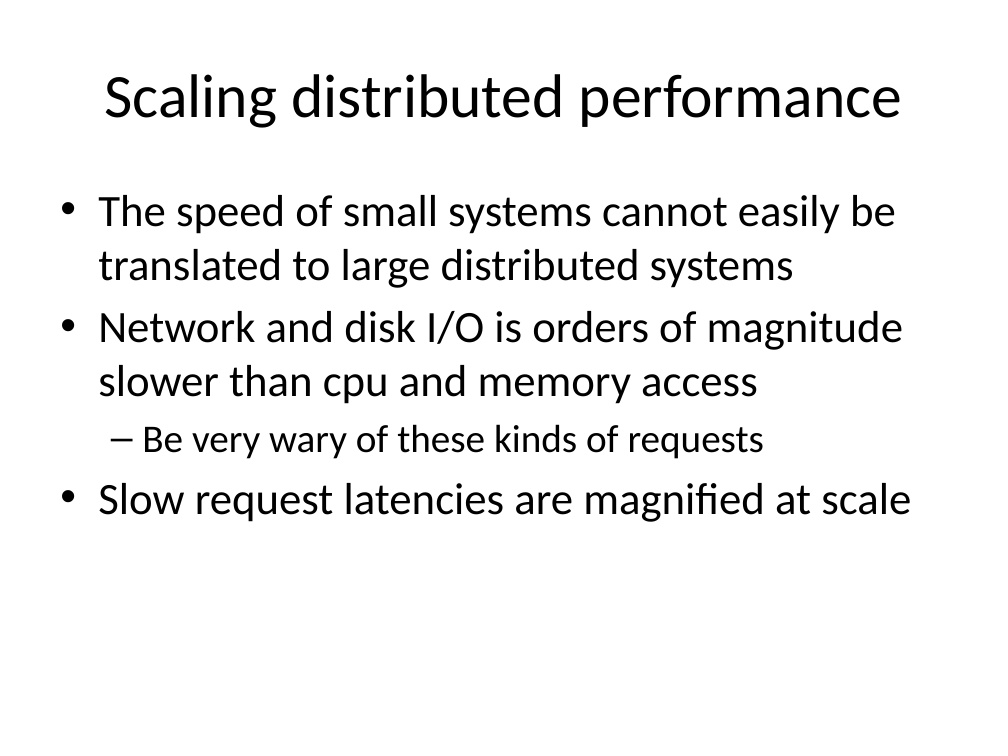
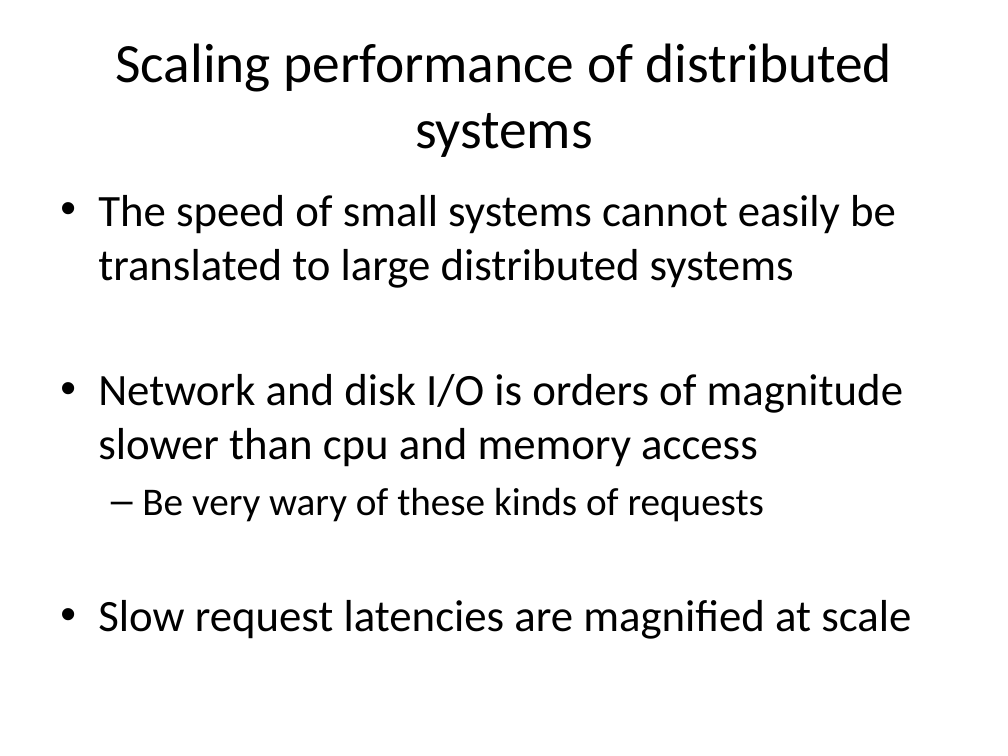
Before and after one commit to jasondbaker/infrastructure-class, a slide deck: slide 25 of infrastructure-week-3.pptx (slide 24 before the commit). Drawn at 1008x756 pixels with LibreOffice and Linux fonts; fonts in the diff are those of the drawing. Boxes give left, top, right and bottom in pixels: in the first picture for what was removed or moved away, otherwise in the second. Text is boxed around its words. In the diff, an @@ line names an element or a change of style, - is before the commit and + after.

```diff
--- a/infrastructure-week-3.pptx
+++ b/infrastructure-week-3.pptx
@@ title at <box>115,43,892,157</box>: text changed; size 44 to 39.6 pt @@
-Scaling distributed performance
+Scaling performance of distributed systems
@@ text "The speed of small systems ..." rewrapped from <box>98,195,911,522</box> to <box>98,195,911,639</box> @@
```
Also in this commit, not shown: 7 other slides changed, 3 slides added, 2 slides removed, 32 other files.
